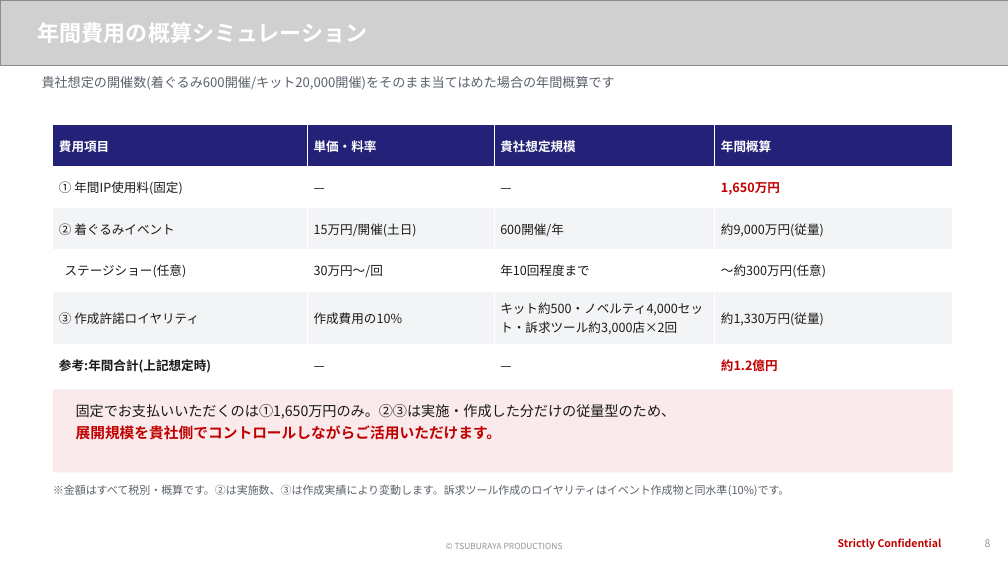
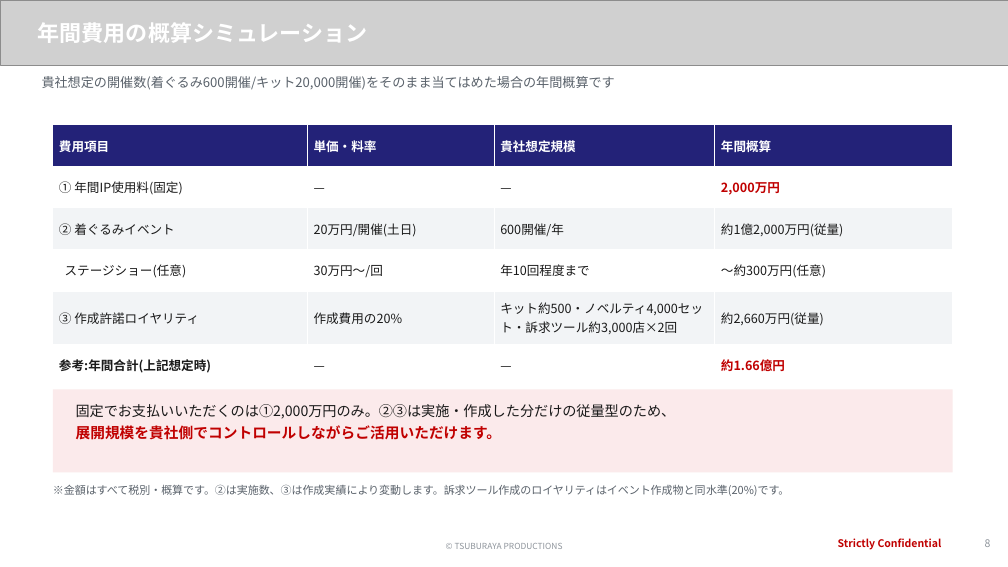
Before and after one commit to hayatoshintani-spe/kessho-lens, a slide deck: slide 8 of docs/proposals/softbank-ultraman-caravan/SoftBank様向け_お見積りご回答.pptx. Drawn at 1008x567 pixels with LibreOffice and Linux fonts; fonts in the diff are those of the drawing; grey boxes stand for pictures. Boxes give left, top, right and bottom in pixels: in the first picture for what was removed or moved away, otherwise in the second. Text is boxed around its words. In the diff, an @@ line names an element or a change of style, - is before the commit and + after.

```diff
--- a/docs/proposals/softbank-ultraman-caravan/SoftBank様向け_お見積りご回答.pptx
+++ b/docs/proposals/softbank-ultraman-caravan/SoftBank様向け_お見積りご回答.pptx
@@ table at [53,125,953,377] @@
-row 2, column 4: 1,650万円
+row 2, column 4: 2,000万円
-row 3, column 2: 15万円/開催(土日)
+row 3, column 2: 20万円/開催(土日)
-row 3, column 4: 約9,000万円(従量)
+row 3, column 4: 約1億2,000万円(従量)
-row 5, column 2: 作成費用の10%
+row 5, column 2: 作成費用の20%
-row 5, column 4: 約1,330万円(従量)
+row 5, column 4: 約2,660万円(従量)
-row 6, column 4: 約1.2億円
+row 6, column 4: 約1.66億円
@@ text at [76,404,676,419]: text changed @@
-固定でお支払いいただくのは①1,650万円のみ。②③は実施・作成した分だけの従量型のため、
+固定でお支払いいただくのは①2,000万円のみ。②③は実施・作成した分だけの従量型のため、
@@ text at [53,484,790,496]: text changed @@
-※金額はすべて税別・概算です。②は実施数、③は作成実績により変動します。訴求ツール作成のロイヤリティはイベント作成物と同水準(10%)です。
+※金額はすべて税別・概算です。②は実施数、③は作成実績により変動します。訴求ツール作成のロイヤリティはイベント作成物と同水準(20%)です。
```
Also in this commit, not shown: 7 other slides changed, 3 other files.
